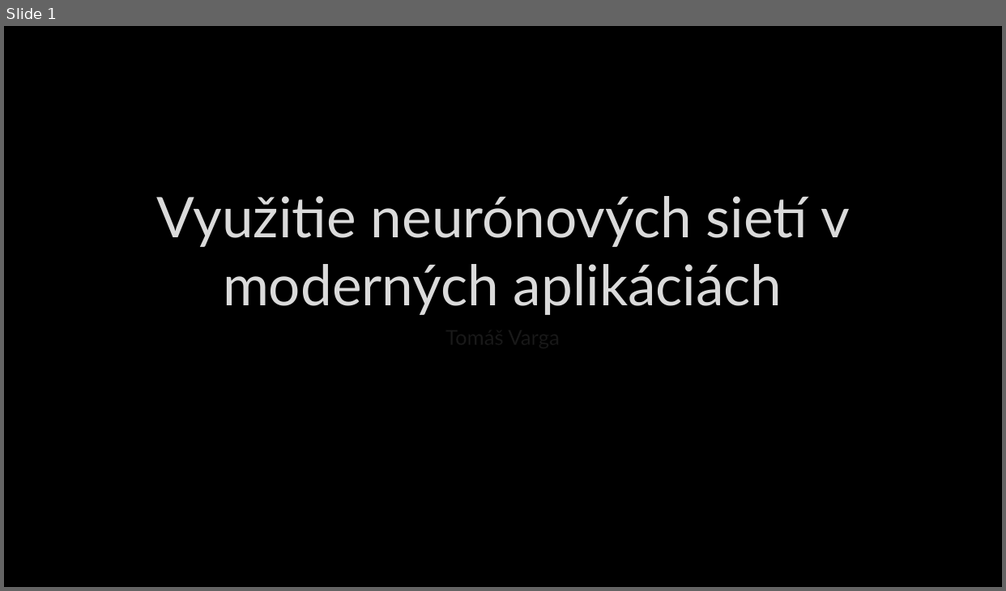
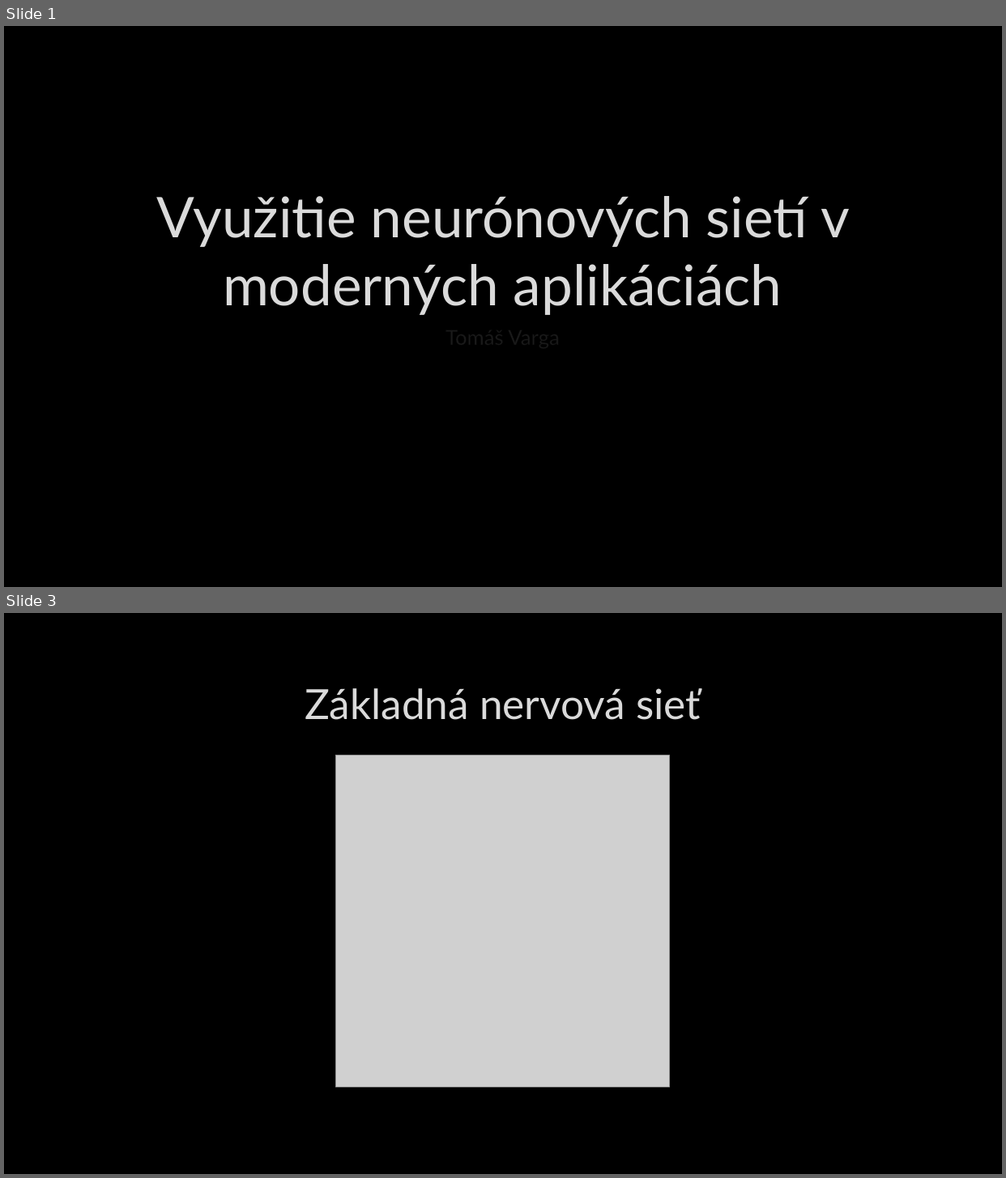
Before and after one commit to NinaKonecna/Archiv, a slide deck: SOČ/Prezentácia/SOČ-prezentacia-TV.pptx. Shown one above the other, each under a label of ours: slide 1 before the commit, slides 1 and 3 after it; the slides between them are not shown. The pictures are 1006x591 and 1006x1178 pixels, drawn with LibreOffice and Linux fonts; fonts in the diff are those of the drawing; grey boxes stand for pictures; background and template pictures are left out. Boxes give left, top, right and bottom in pixels: in the first picture for what was removed or moved away, otherwise in the second. Text is boxed around its words. In the diff, an @@ line names an element or a change of style, - is before the commit and + after.

```diff
--- a/SOČ/Prezentácia/SOČ-prezentacia-TV.pptx
+++ b/SOČ/Prezentácia/SOČ-prezentacia-TV.pptx
@@ slide 3 added at [4, 613, 1002, 1174], background picture (left out) @@
@@ title added at [305, 688, 701, 720], 40 pt, text #DADADA @@
+Základná nervová sieť
@@ picture added at [335, 755, 669, 1087] @@
```
Also in this commit, not shown: 2 slides changed, 9 other slides added, 3 slides removed, 2 other files.
